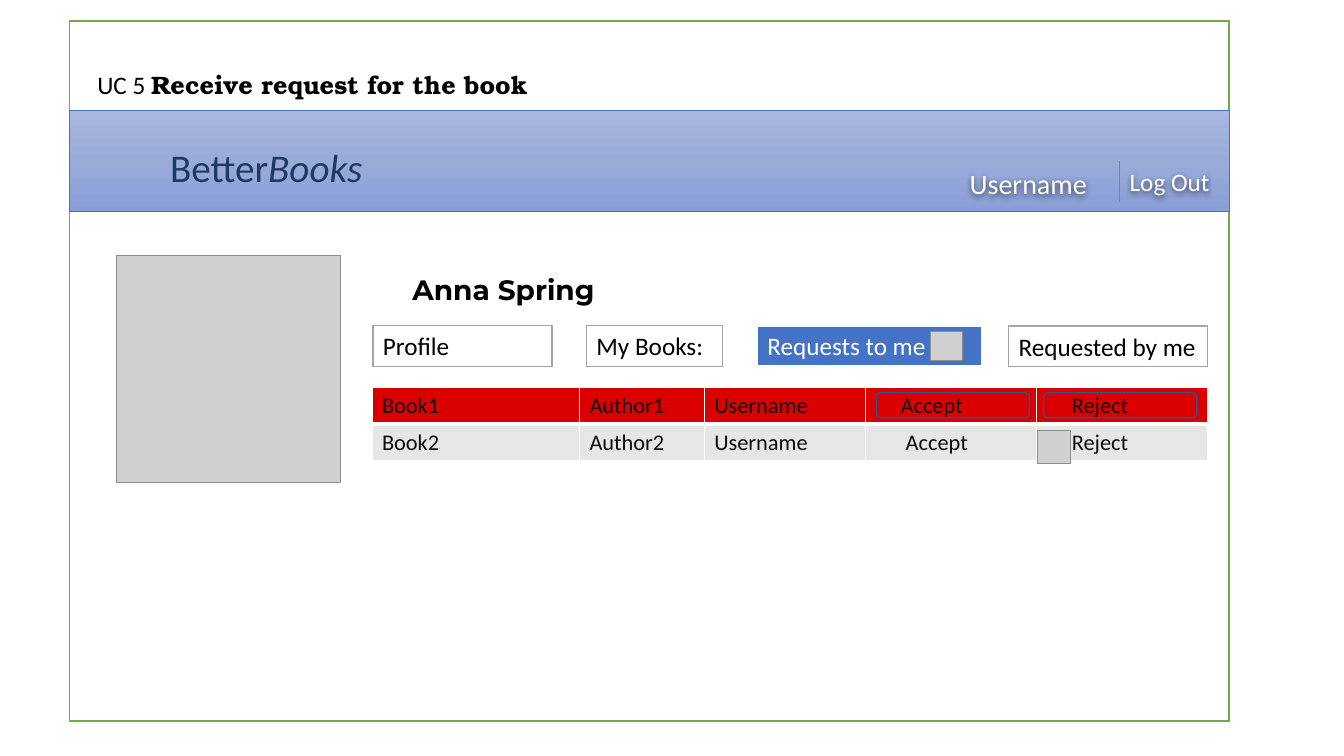
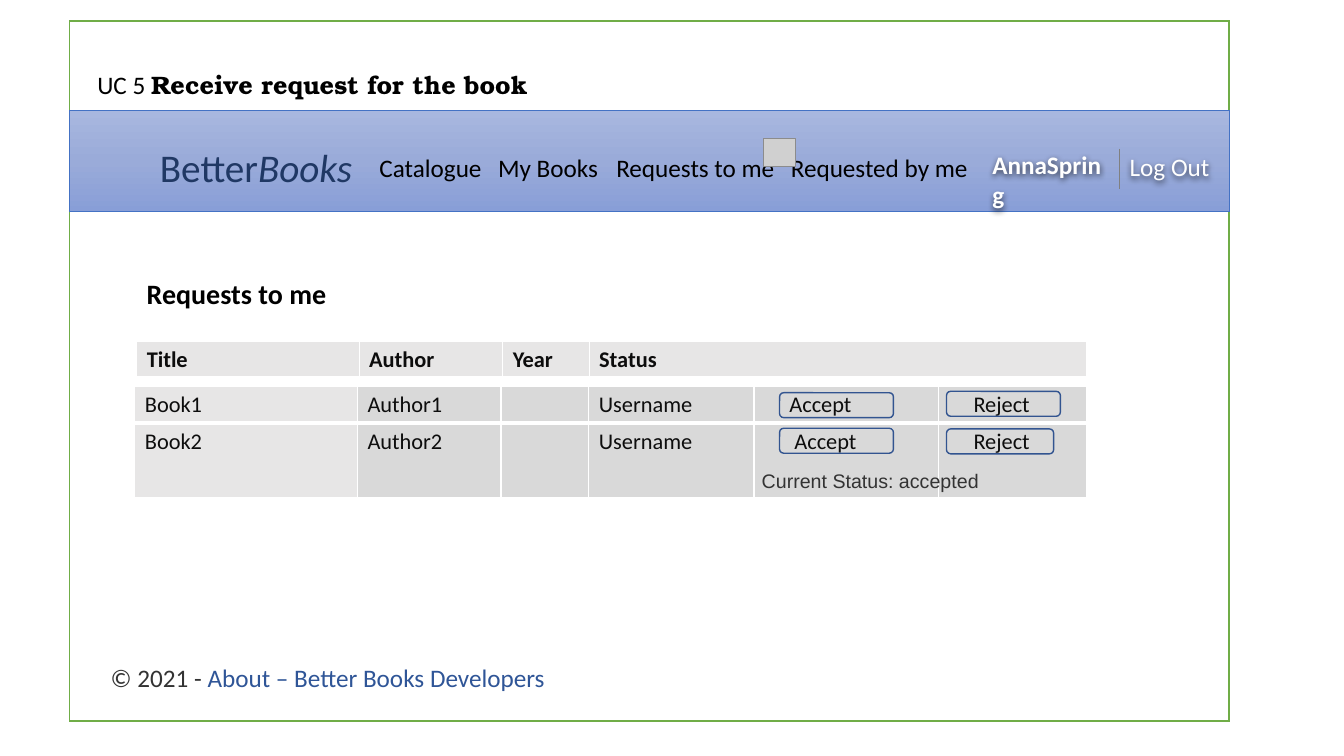
Before and after one commit to kateGalich/capstone, a slide deck: slide 6 of Construction 3/UI Prototypes.pptx. Drawn at 1344x756 pixels with LibreOffice and Linux fonts; fonts in the diff are those of the drawing; grey boxes stand for pictures; background and template pictures are left out. Boxes give left, top, right and bottom in pixels: in the first picture for what was removed or moved away, otherwise in the second. Text is boxed around its words. In the diff, an @@ line names an element or a change of style, - is before the commit and + after.

```diff
--- a/Construction 3/UI Prototypes.pptx
+++ b/Construction 3/UI Prototypes.pptx
@@ picture: place and size @@
-picture at bbox=[931, 332, 963, 360]
+picture at bbox=[763, 138, 796, 166]
@@ text added at bbox=[983, 144, 1123, 185], 18 pt, text #FFFFFF, bold @@
+AnnaSpring
@@ text "Log Out": place and size @@
-text "Log Out" at bbox=[1130, 175, 1209, 197]
+text "Log Out" at bbox=[1130, 160, 1209, 182]
@@ line moved from (1120, 161) - (1120, 202) to (1120, 148) - (1120, 190) @@
@@ text "BetterBooks": place and size @@
-text "BetterBooks" at bbox=[170, 155, 362, 182]
+text "BetterBooks" at bbox=[160, 155, 352, 182]
@@ text added at bbox=[379, 159, 481, 182], 18 pt, text #000000 @@
+Catalogue
@@ text added at bbox=[498, 159, 598, 181], 18 pt, text #000000 @@
+My Books
@@ text added at bbox=[616, 157, 775, 181], 18 pt, text #000000 @@
+Requests to me
@@ text added at bbox=[791, 156, 968, 181], 18 pt, text #000000 @@
+Requested by me
@@ text removed at bbox=[970, 176, 1087, 195] @@
-Username
@@ picture removed at bbox=[117, 255, 341, 482] @@
@@ text "Requests to me": place and size @@
-text "Requests to me" at bbox=[757, 326, 981, 366]
+text "Requests to me" at bbox=[147, 285, 326, 309]
@@ text "Requests to me" at bbox=[147, 285, 326, 309]: size 18 to 20 pt, text colour #FFFFFF to #000000, bold on; fill #4472C4 to none; outline #FFFFFF 1.5 pt to none @@
@@ text removed at bbox=[412, 278, 595, 306] @@
-Anna Spring
@@ rectangle removed at bbox=[373, 326, 552, 366] @@
-Profile
@@ rectangle removed at bbox=[587, 326, 723, 366] @@
-My Books:
@@ rectangle removed at bbox=[1009, 327, 1208, 367] @@
-Requested by me
@@ table added at bbox=[137, 341, 1089, 378], 1 rows, 4 columns @@
+Title | Author | Year | Status
@@ table at bbox=[135, 386, 1087, 498] @@
+column 3:  | 
@@ table: place and size @@
-table at bbox=[372, 387, 1209, 461]
+table at bbox=[135, 386, 1087, 498]
@@ rounded rectangle added at bbox=[779, 393, 893, 418], outline #325491 1 pt @@
@@ rounded rectangle added at bbox=[947, 391, 1061, 416], outline #325491 1 pt @@
@@ rounded rectangle: place and size @@
-rounded rectangle at bbox=[876, 393, 1029, 418]
+rounded rectangle at bbox=[779, 429, 893, 454]
@@ rounded rectangle: place and size @@
-rounded rectangle at bbox=[1044, 393, 1197, 418]
+rounded rectangle at bbox=[947, 430, 1054, 455]
@@ picture removed at bbox=[1038, 432, 1071, 464] @@
@@ text added at bbox=[762, 474, 979, 492], 14 pt, text #333333 @@
+Current Status: accepted
@@ text added at bbox=[137, 669, 545, 691], 18 pt, text #2F5597 @@
+© 2021 - About – Better Books Developers
```
Also in this commit, not shown: 11 other slides changed, 2 slides removed.
